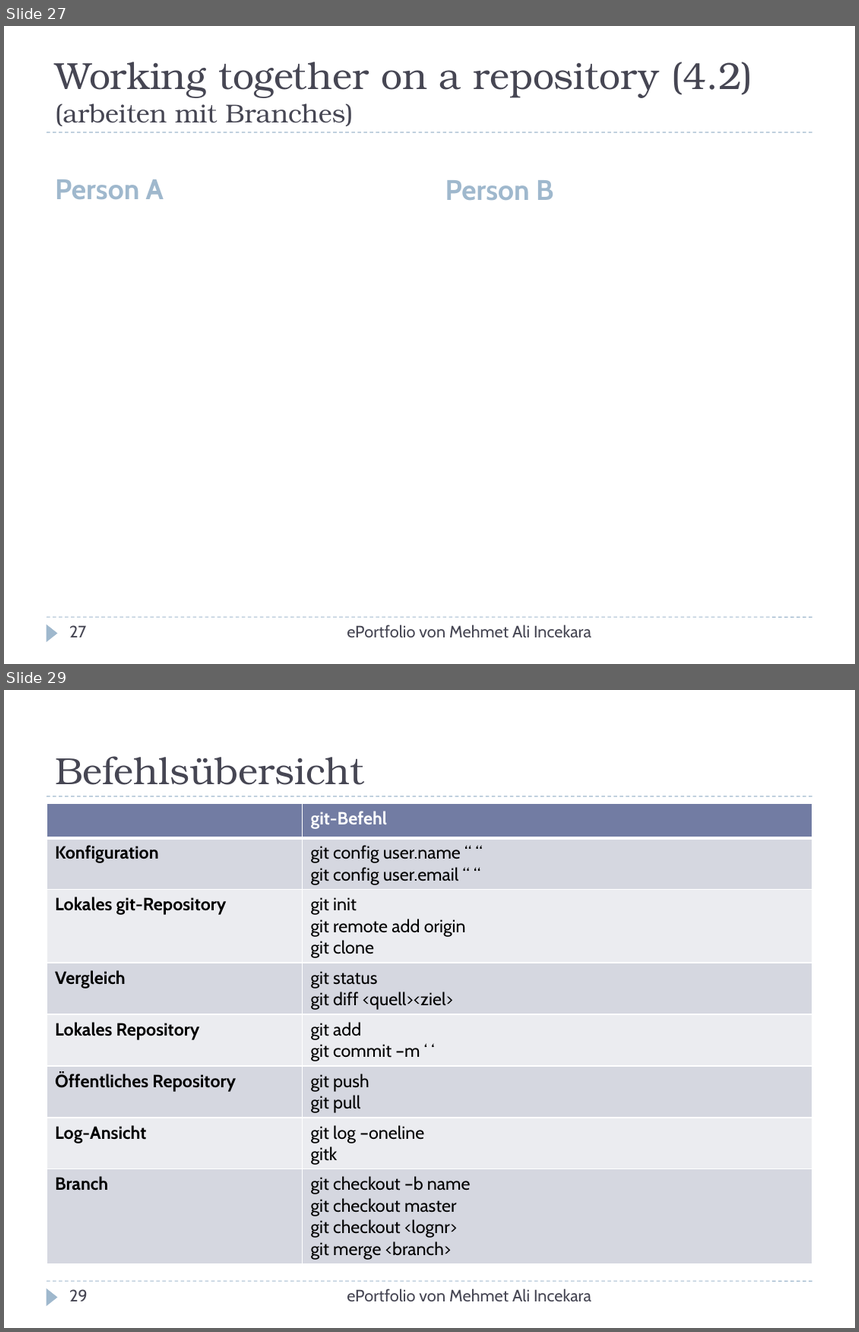
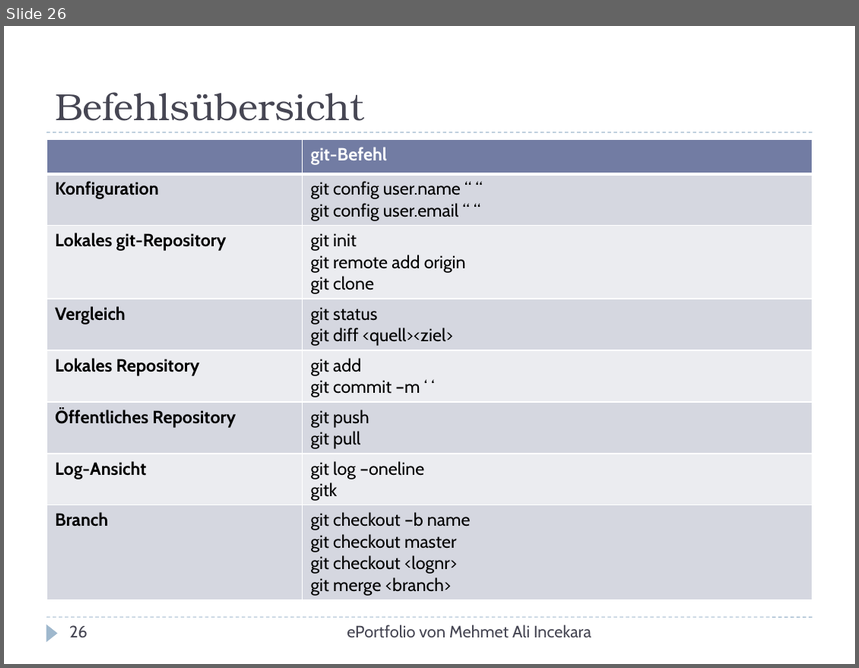
Before and after one commit to xnappy/ePortfolio, a slide deck: Tutorial.pptx. Shown one above the other, each under a label of ours: slides 27 and 29 before the commit, slide 26 after it; the slides between them are not shown. The pictures are 859x1332 and 859x668 pixels, drawn with LibreOffice and Linux fonts; fonts in the diff are those of the drawing. Boxes give left, top, right and bottom in pixels: in the first picture for what was removed or moved away, otherwise in the second. Text is boxed around its words. In the diff, an @@ line names an element or a change of style, - is before the commit and + after.

```diff
--- a/Tutorial.pptx
+++ b/Tutorial.pptx
@@ slide 27 removed at <box>4,26,855,664</box>, background #FFFFFF; not listed: 3 template elements that a slide beside it also shows @@
@@ title removed at <box>55,62,753,126</box> @@
-Working together on a repository (4.2)
-(arbeiten mit Branches)
@@ text removed at <box>55,180,164,199</box> @@
-Person A
@@ text removed at <box>446,180,553,200</box> @@
-Person B
@@ page number removed at <box>69,626,86,638</box> @@
-27
@@ text removed at <box>347,625,591,638</box> @@
-ePortfolio von Mehmet Ali Incekara
@@ what was slide 29 is now slide 26 @@
@@ page number at <box>69,626,88,639</box>: text changed @@
-29
+26
```
Also in this commit, not shown: 3 slides changed, 1 slide added, 3 other slides removed.
